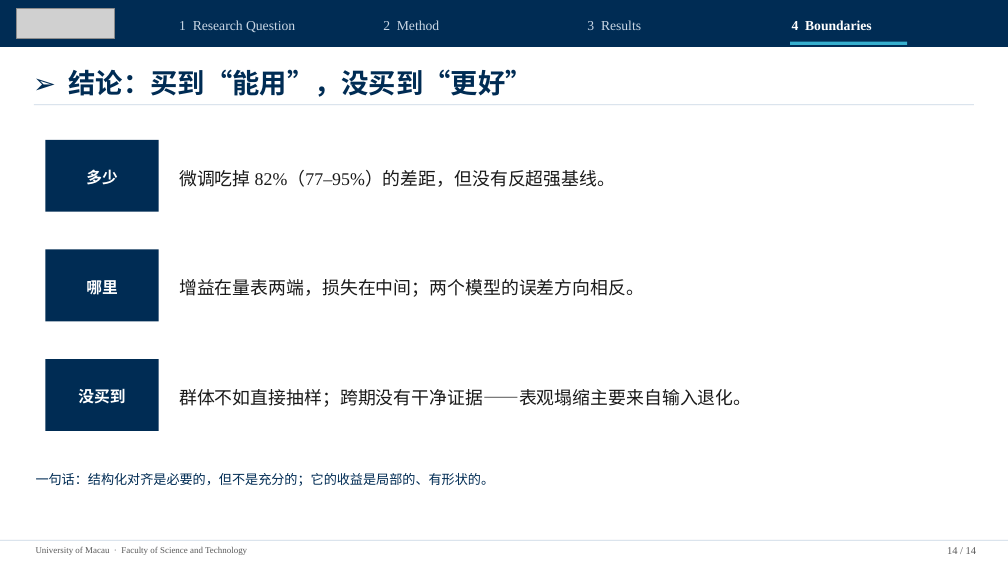
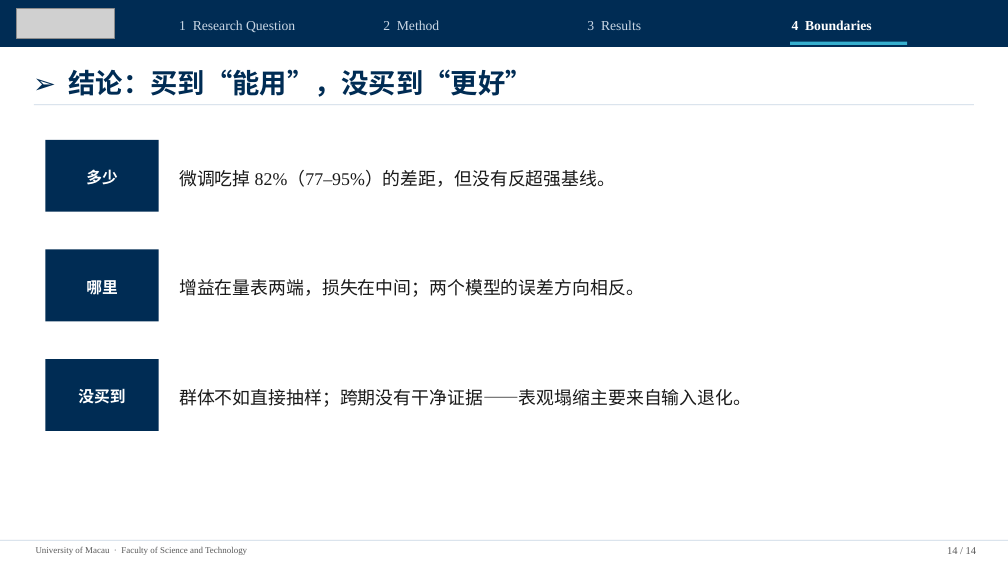
Before and after one commit to gyro-zpl/fas_pro, a slide deck: slide 12 of docs/04_论文稿件/导师阶段汇报_UMAC_2026-11-23.pptx (slide 14 before the commit). Drawn at 1008x567 pixels with LibreOffice and Linux fonts; fonts in the diff are those of the drawing; grey boxes stand for pictures. Boxes give left, top, right and bottom in pixels: in the first picture for what was removed or moved away, otherwise in the second. Text is boxed around its words. In the diff, an @@ line names an element or a change of style, - is before the commit and + after.

```diff
--- a/docs/04_论文稿件/导师阶段汇报_UMAC_2026-11-23.pptx
+++ b/docs/04_论文稿件/导师阶段汇报_UMAC_2026-11-23.pptx
@@ text removed at bbox=[36, 473, 495, 486] @@
-一句话：结构化对齐是必要的，但不是充分的；它的收益是局部的、有形状的。
```
Also in this commit, not shown: 2 other slides changed, 2 slides removed.
